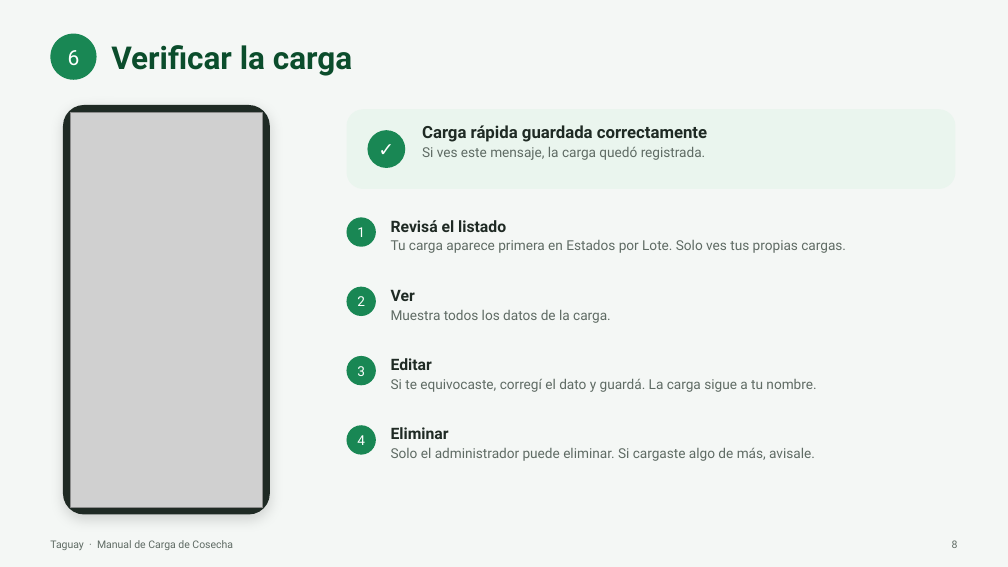
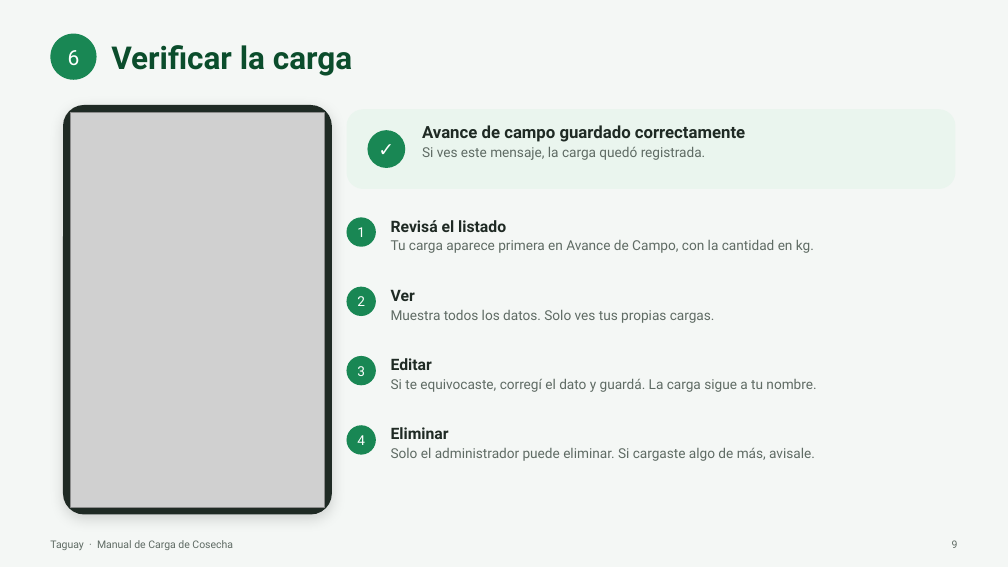
Before and after one commit to gustavogidearg1/Taguay, a slide deck: slide 9 of docs/manual/Manual Carga de Cosecha.pptx (slide 8 before the commit). Drawn at 1008x567 pixels with LibreOffice and Linux fonts; fonts in the diff are those of the drawing; grey boxes stand for pictures. Boxes give left, top, right and bottom in pixels: in the first picture for what was removed or moved away, otherwise in the second. Text is boxed around its words. In the diff, an @@ line names an element or a change of style, - is before the commit and + after.

```diff
--- a/docs/manual/Manual Carga de Cosecha.pptx
+++ b/docs/manual/Manual Carga de Cosecha.pptx
@@ rounded rectangle resized from (x1=63, y1=105, x2=270, y2=515) to (x1=63, y1=105, x2=332, y2=515) @@
@@ rounded rectangle at (x1=63, y1=105, x2=332, y2=515): proportions changed @@
@@ picture resized from (x1=70, y1=113, x2=262, y2=507) to (x1=70, y1=113, x2=324, y2=507) @@
@@ text at (x1=422, y1=125, x2=745, y2=142): text changed @@
-Carga rápida guardada correctamente
+Avance de campo guardado correctamente
@@ text at (x1=391, y1=240, x2=814, y2=253): text changed @@
-Tu carga aparece primera en Estados por Lote. Solo ves tus propias cargas.
+Tu carga aparece primera en Avance de Campo, con la cantidad en kg.
@@ text at (x1=391, y1=310, x2=715, y2=323): text changed @@
-Muestra todos los datos de la carga.
+Muestra todos los datos. Solo ves tus propias cargas.
```
Also in this commit, not shown: 9 other slides changed, 1 slide added, 10 other files.
